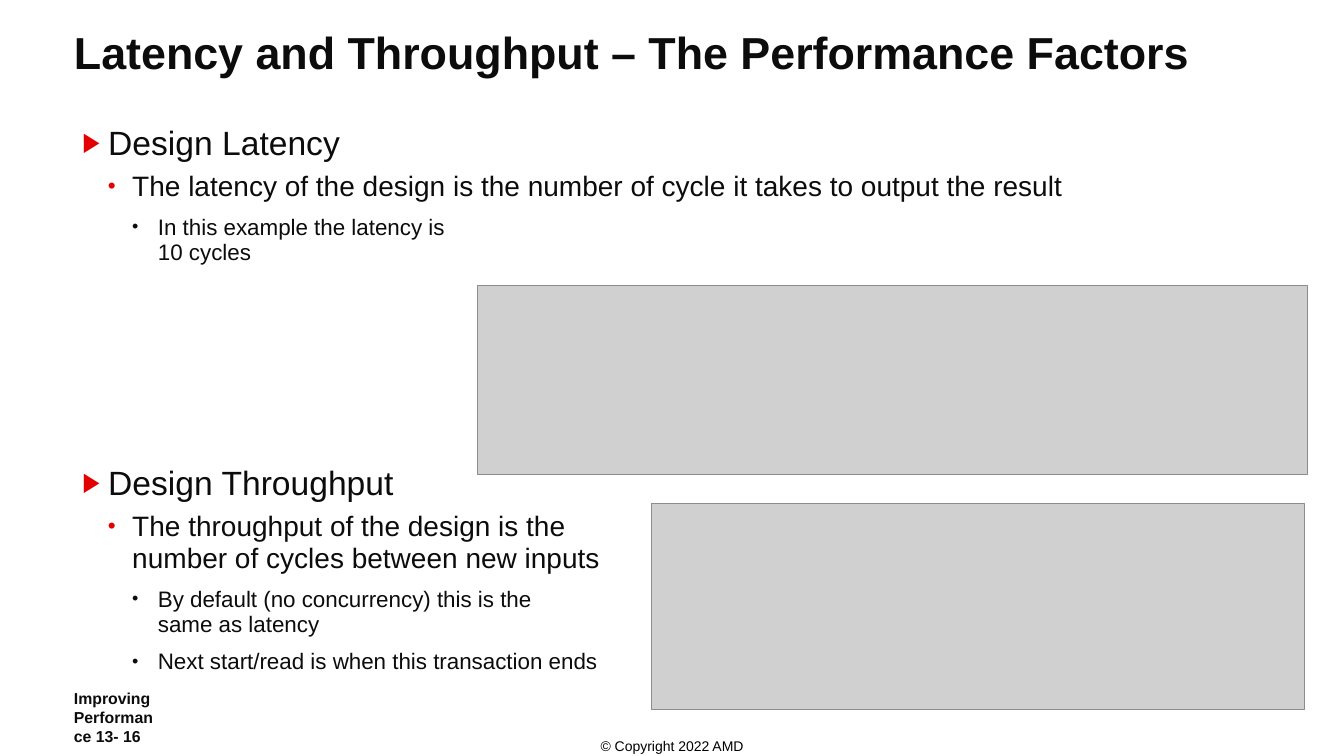
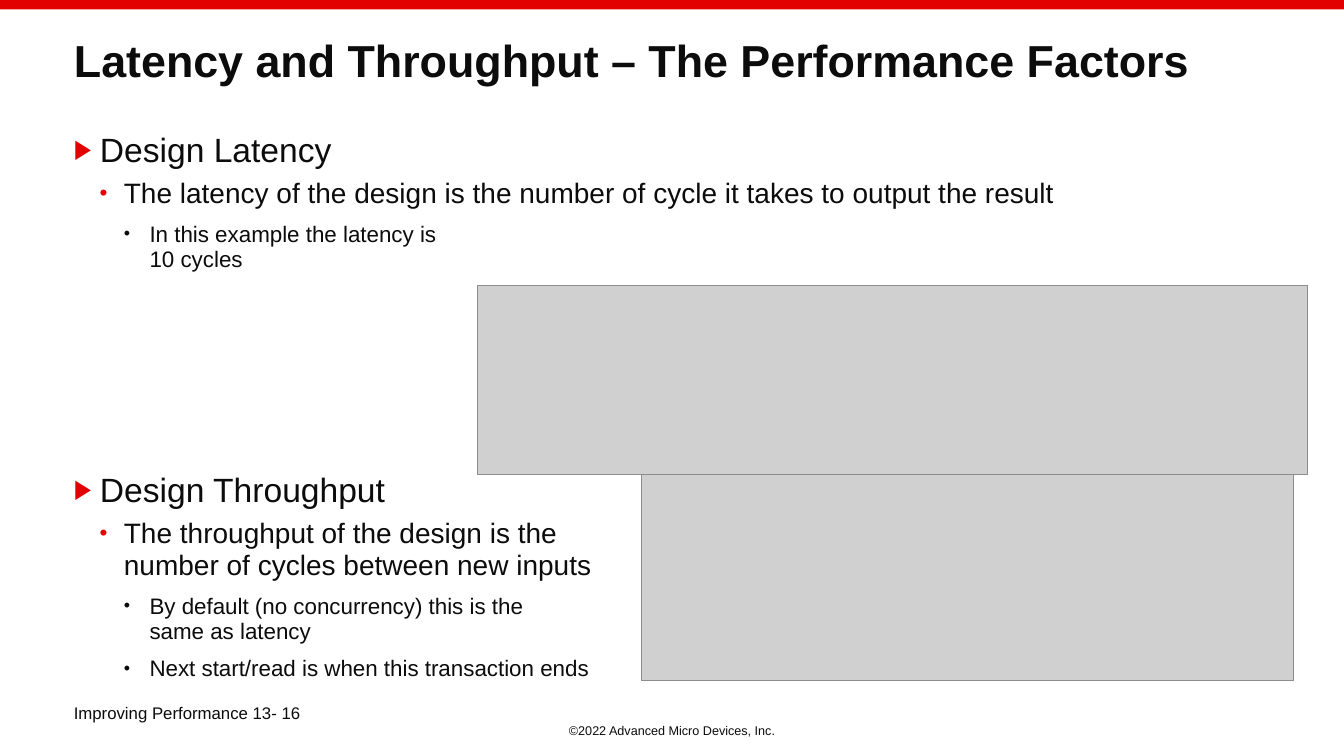
Before and after one commit to ChunxuGuo/High-Level-Synthesis-Flow-on-Zynq-using-Vitis-HLS, a slide deck: slide 16 of vitis_slides/13_Improving_Performance.PPTX. Drawn at 1344x756 pixels with LibreOffice and Linux fonts; fonts in the diff are those of the drawing; grey boxes stand for pictures; background and template pictures are left out. Boxes give left, top, right and bottom in pixels: in the first picture for what was removed or moved away, otherwise in the second. Text is boxed around its words. In the diff, an @@ line names an element or a change of style, - is before the commit and + after.

```diff
--- a/vitis_slides/13_Improving_Performance.PPTX
+++ b/vitis_slides/13_Improving_Performance.PPTX
@@ rectangle added at (0,0,1344,9), fill #E20000 @@
@@ title "Latency and Throughput – The ...": place and size @@
-title "Latency and Throughput – The ..." at (74,36,1189,78)
+title "Latency and Throughput – The ..." at (74,44,1189,86)
@@ text "Design Latency": place and size @@
-text "Design Latency" at (108,130,1062,670)
+text "Design Latency" at (100,137,1054,677)
@@ picture: place and size @@
-picture at (652,503,1305,710)
+picture at (642,474,1295,681)
@@ text at (74,707,301,723): size 11.3 to 12 pt, bold off; vertical alignment middle to top @@
@@ text at (569,726,775,737): text changed; size 10 to 9 pt; text colour #000000 to #0C0C0C @@
-© Copyright 2022 AMD
+©2022 Advanced Micro Devices, Inc.
```
Also in this commit, not shown: 84 other slides changed, 2 slides added, 9 other files.
